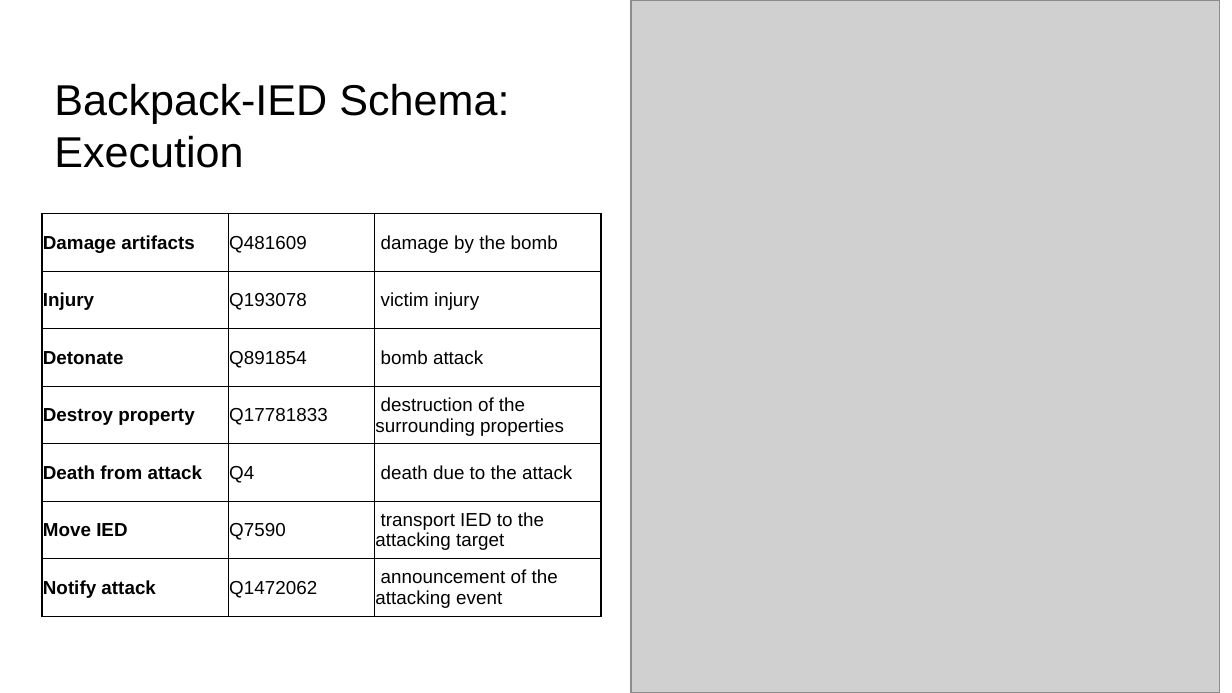
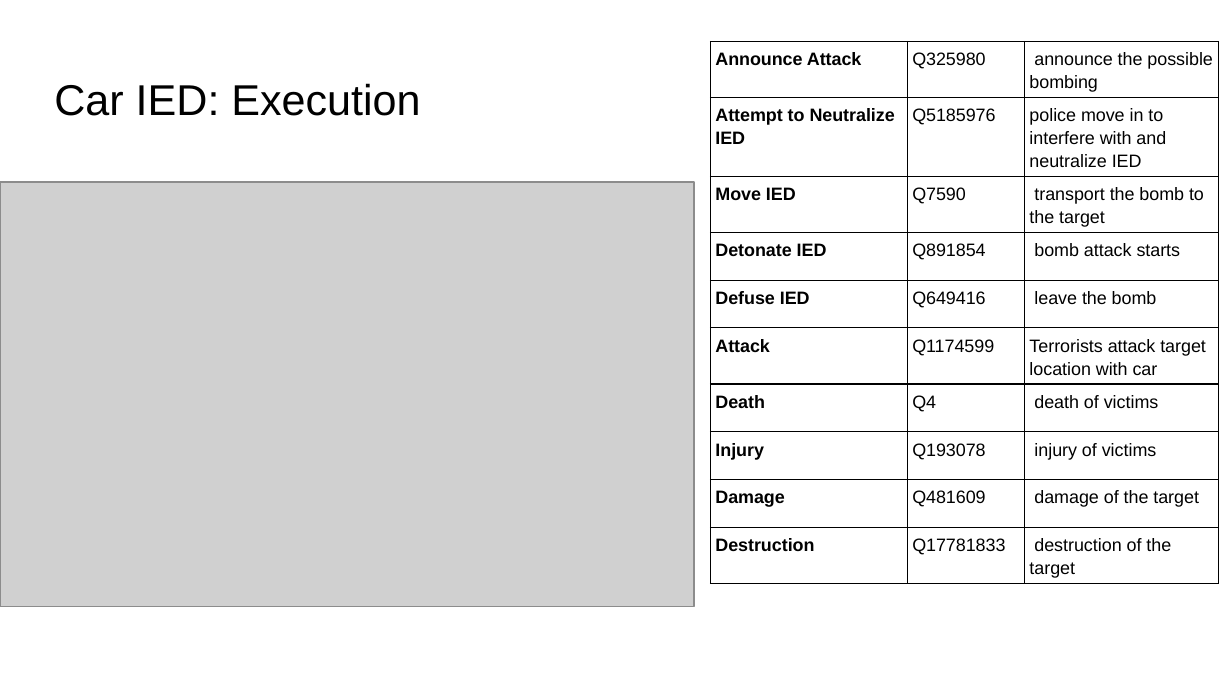
Before and after one commit to RESIN-KAIROS/schemalib, a slide deck: slide 16 of hrf/ied.pptx (slide 7 before the commit). Drawn at 1232x693 pixels with LibreOffice and Linux fonts; fonts in the diff are those of the drawing; grey boxes stand for pictures. Boxes give left, top, right and bottom in pixels: in the first picture for what was removed or moved away, otherwise in the second. Text is boxed around its words. In the diff, an @@ line names an element or a change of style, - is before the commit and + after.

```diff
--- a/hrf/ied.pptx
+++ b/hrf/ied.pptx
@@ picture removed at box(631, 0, 1220, 692) @@
@@ table added at box(711, 42, 1220, 595), 10 rows, 3 columns @@
+Announce Attack | Q325980 | announce the possible bombing
+Attempt to Neutralize IED | Q5185976 | police move in to interfere with and neutralize IED
+Move IED | Q7590 | transport the bomb to the target
+Detonate IED | Q891854 | bomb attack starts
+Defuse IED | Q649416 | leave the bomb
+Attack | Q1174599 | Terrorists attack target location with car
+Death | Q4 | death of victims
+Injury | Q193078 | injury of victims
+Damage | Q481609 | damage of the target
+Destruction | Q17781833 | destruction of the target
@@ title at box(54, 83, 420, 116): text changed @@
-Backpack-IED Schema:
-Execution
+Car IED: Execution
@@ picture added at box(0, 182, 694, 607) @@
@@ table removed at box(42, 213, 601, 616), 7 rows, 3 columns @@
-Damage artifacts | Q481609 | damage by the bomb
-Injury | Q193078 | victim injury
-Detonate | Q891854 | bomb attack
-Destroy property | Q17781833 | destruction of the surrounding properties
-Death from attack | Q4 | death due to the attack
-Move IED | Q7590 | transport IED to the attacking target
-Notify attack | Q1472062 | announcement of the attacking event
```
Also in this commit, not shown: 5 other slides changed, 27 slides added, 6 slides removed.
